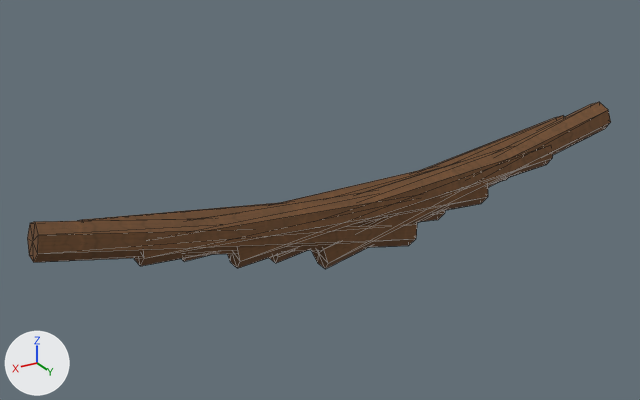
The OBJ model Assets/ProjectOEN/ProductionArt/Meshes/environment_set_dressing/en-019_signal_hill_dressing_set__logs.obj, before and after one commit.
Both versions are drawn from a 50 mm lens placed at (1.019, 1.504, 0.889), pointed at (0.035, -0.136, 0.069). The axes (+X, +Y, +Z) are drawn at lower left. The lights are the same throughout. The older version comes first. Mesh edges are drawn as thin lines. Where no turn or scale is listed for an object, it has been applied to the vertices. Vertices at exactly the same position are counted once.

The first picture shows 'en-019_signal_hill_dressing_set__logs'.
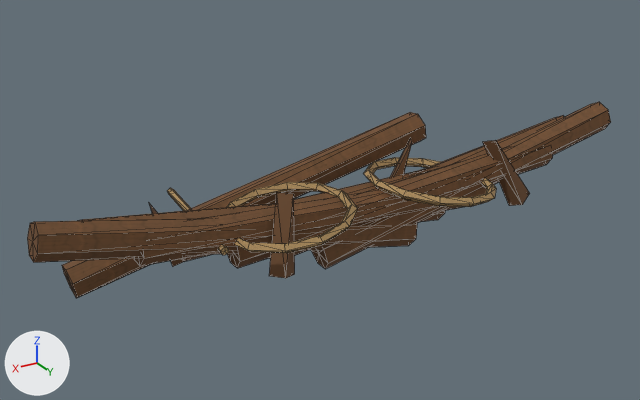
The change, as a list of edits to the scene's bpy script:
```text
Add img_rope_albedo_png:
    img_rope_albedo_png = load_image('rope_albedo.png', '../../Materials/Textures/rope_albedo.png', 1024, 1024, 'sRGB')
Add mat_rope:
    mat_rope = principled_material('Rope')
    mat_rope.texture = img_rope_albedo_png
    mat_rope.roughness = 0.89
Change me_en_019_signal_hill_dressing_set__logs:
    used by ob_en_019_signal_hill_dressing_set__logs; location = (0.0, 0.0, 0.0)
    verts and faces of me_en_019_signal_hill_dressing_set__logs; kept vertices keep their numbers, new ones are numbered from 112
    remove me_en_019_signal_hill_dressing_set__logs.from_pydata(...)  # 112 vertices, 196 faces; spans x -0.728..0.728, y -0.067..0.037, z -0.023..0.227
    add me_en_019_signal_hill_dressing_set__logs.from_pydata(...)  # 260 vertices, 468 faces; spans x -0.728..0.728, y -0.406..0.156, z -0.049..0.227
    me_en_019_signal_hill_dressing_set__logs part 1: the loose piece of 16 vertices spanning x -0.231..0.631, y -0.067..0.007, z 0.006..0.197 is copied, and the copy is multiplied about its middle by the matrix ((1.007, -0.069, 0.355), (-0.046, 1.018, 0.327), (-0.359, -0.323, 0.955)), then moved by (-0.029, -0.159, -0.015); it spans x -0.288..0.628, y -0.23..-0.153, z -0.049..0.218
    me_en_019_signal_hill_dressing_set__logs part 2: a new loose piece of 48 vertices spanning x -0.334..-0.026, y -0.156..0.156, z 0.089..0.151, in mat_rope (picture img_rope_albedo_png)
    me_en_019_signal_hill_dressing_set__logs part 3: a new loose piece of 48 vertices spanning x 0.05..0.35, y -0.151..0.151, z 0.092..0.148, in mat_rope (picture img_rope_albedo_png)
    me_en_019_signal_hill_dressing_set__logs part 4
    24 vertices are added at x 0.214..0.477, y -0.406..0.104, z 0.021..0.193
    20 new faces join them, mat_rope (picture img_rope_albedo_png)
    16 new faces join them, mat_wood (picture img_wood_albedo_png)
    me_en_019_signal_hill_dressing_set__logs part 5
    add verts[124] = (-0.445, 0.055, 0.051)  # pixel (529, 193)
    add verts[125] = (-0.408, 0.071, 0.035)  # pixel (522, 204)
    add verts[126] = (-0.343, 0.031, 0.199)  # pixel (495, 140)
    add verts[127] = (-0.436, 0.02, 0.039)
    add verts[128] = (-0.398, 0.037, 0.022)  # pixel (509, 205)
    add verts[129] = (-0.333, -0.003, 0.187)  # pixel (482, 141)
    add verts[130] = (-0.1, -0.035, 0.019)
    add verts[131] = (-0.063, -0.058, 0.033)
    add verts[132] = (-0.137, -0.02, 0.216)  # pixel (411, 142)
    add verts[133] = (-0.121, -0.068, 0.017)
    add verts[134] = (-0.084, -0.092, 0.031)
    add verts[135] = (-0.158, -0.054, 0.214)  # pixel (410, 137)
    add faces += [(124, 125, 126), (127, 129, 128), (124, 127, 128), (124, 128, 125), (125, 128, 129), (125, 129, 126)]  # mat_wood (picture img_wood_albedo_png)
    add faces += [(126, 129, 127), (124, 126, 127), (130, 131, 132), (133, 135, 134), (130, 133, 134), (130, 134, 131)]  # mat_wood (picture img_wood_albedo_png)
    add faces += [(131, 134, 135), (131, 135, 132), (132, 135, 133), (130, 132, 133)]  # mat_wood (picture img_wood_albedo_png)
    add me_en_019_signal_hill_dressing_set__logs.materials.append(mat_rope)  # picture img_rope_albedo_png
```

Boxes (x1, y1, x2, y2) around the edits, measured in the pictures (640 x 400 px):
'en-019_signal_hill_dressing_set__logs', reshaped (17% taller): before (27, 102, 611, 269); after (27, 102, 611, 298)
part 1 of me_en_019_signal_hill_dressing_set__logs, added: after (62, 112, 426, 298)
part 2 of me_en_019_signal_hill_dressing_set__logs, added (brown): after (364, 158, 496, 207)
part 3 of me_en_019_signal_hill_dressing_set__logs, added (brown): after (227, 182, 358, 253)
part 4 of me_en_019_signal_hill_dressing_set__logs, added: after (149, 188, 295, 278)
part 5 of me_en_019_signal_hill_dressing_set__logs, added: after (390, 137, 530, 206)
